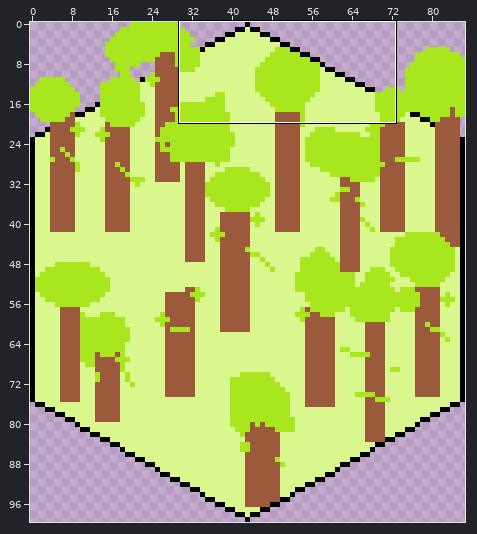
Two states of a sprite sheet, terrain/forest.png. Above, an overview of the earlier version with the close-up marked.
Close-up. Earlier state:
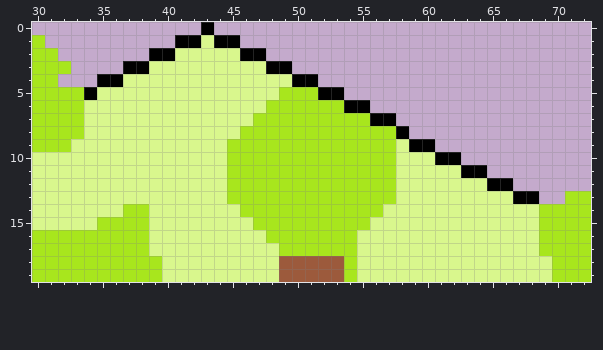
The file is 87x100 pixels. Shown: x 30..72, y 0..19. The commit also changed other parts of the picture, which this record leaves out.
And afterwards:
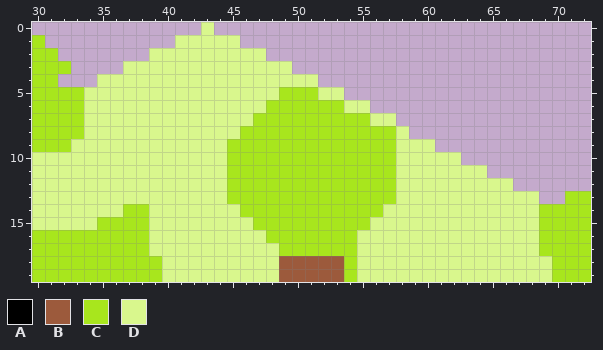
Palette (. is transparent): A #000000  B #9c5a3c  C #a8e61d  D #d9f78d
The exact change:
Colour D replaces colour A in row 0 at x 43; in row 1 at x 41 to 42 and 44 to 45; in row 2 at x 39 to 40 and 46 to 47; in row 3 at x 37 to 38 and 48 to 49; in row 4 at x 35 to 36 and 50 to 51; in row 5 at x 34 and 52 to 53.
Colour D replaces colour A in row 6 at x 54 to 55; in row 7 at x 56 to 57; in row 8 at x 58; in row 9 at x 59 to 60; in row 10 at x 61 to 62; in row 11 at x 63 to 64.
Colour D replaces colour A in row 12 at x 65 to 66; in row 13 at x 67 to 68.
Changed places in both close-ups, as pixel boxes (x1, y1, x2, y2):
changed: (84, 22, 539, 204)
